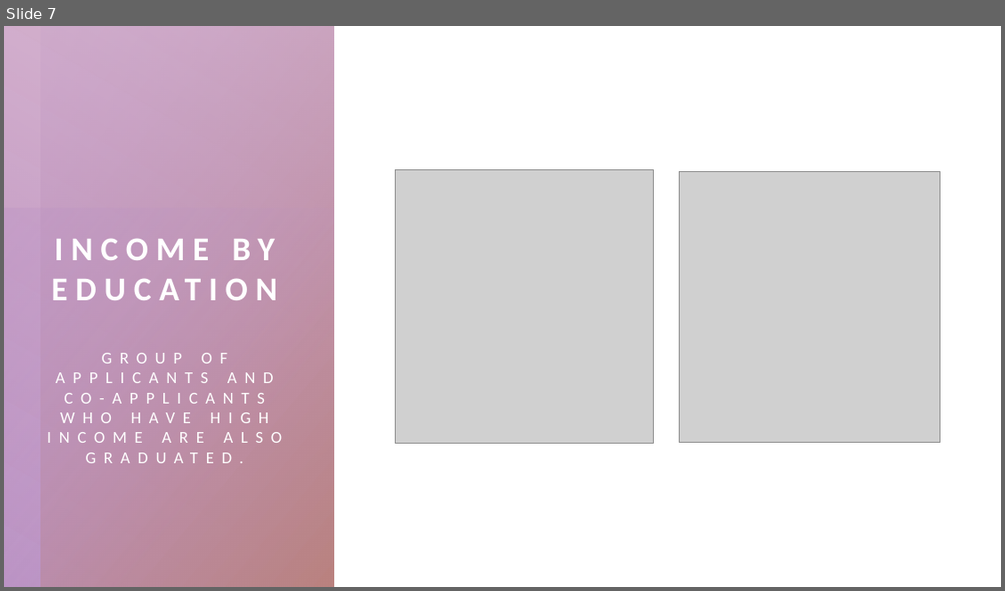
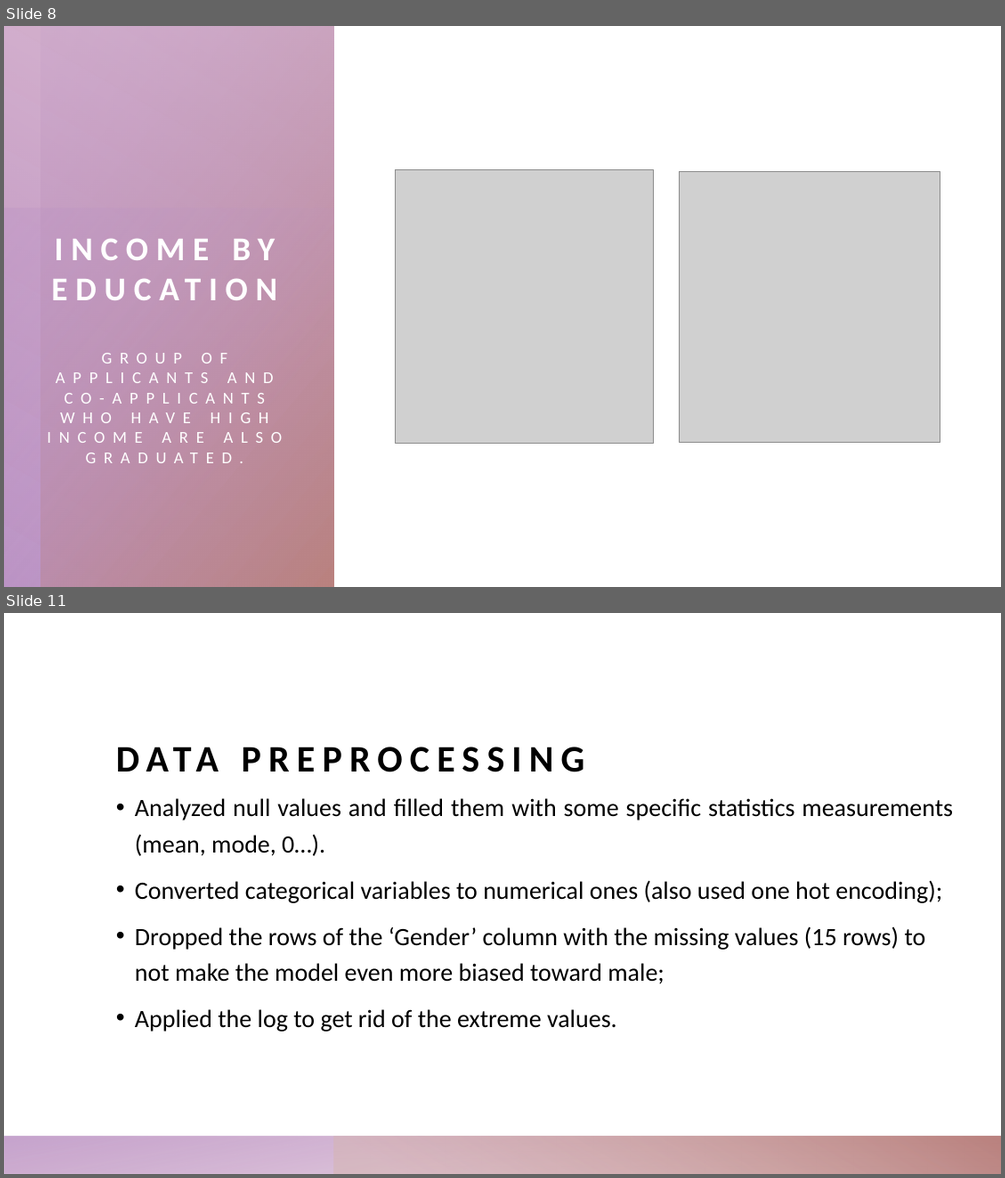
Before and after one commit to rafaelaqfc/Loan-Prediction-Project, a slide deck: Presentation.pptx. Shown one above the other, each under a label of ours: slide 7 before the commit, slides 8 and 11 after it; the slides between them are not shown. The pictures are 1005x591 and 1005x1178 pixels, drawn with LibreOffice and Linux fonts; fonts in the diff are those of the drawing; grey boxes stand for pictures. Boxes give left, top, right and bottom in pixels: in the first picture for what was removed or moved away, otherwise in the second. Text is boxed around its words. In the diff, an @@ line names an element or a change of style, - is before the commit and + after.

```diff
--- a/Presentation.pptx
+++ b/Presentation.pptx
@@ slide 11 added at <box>4,613,1001,1174</box>, background #FFFFFF; not listed: 2 template elements that a slide beside it also shows @@
@@ title added at <box>116,678,954,779</box>, 36 pt, text #000000, bold @@
+DATA PREPROCESSING
@@ text added at <box>135,798,953,1031</box>, 24 pt, text #000000 @@
+• Analyzed null values and filled them with some specific statistics measurements (mean, mode, 0…).
+• Converted categorical variables to numerical ones (also used one hot encoding);
+• Dropped the rows of the ‘Gender’ column with the missing values (15 rows) to not make the model even more biased toward male;
+• Applied the log to get rid of the extreme values.
@@ what was slide 7 is now slide 8 @@
```
Also in this commit, not shown: 7 slides changed, 5 other slides added, 2 slides removed, 1 other file.
